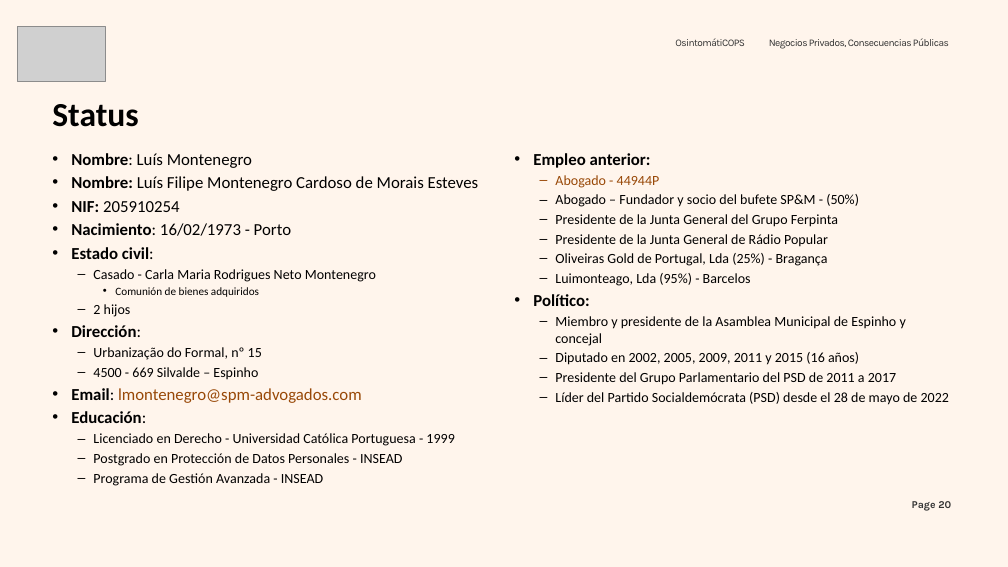
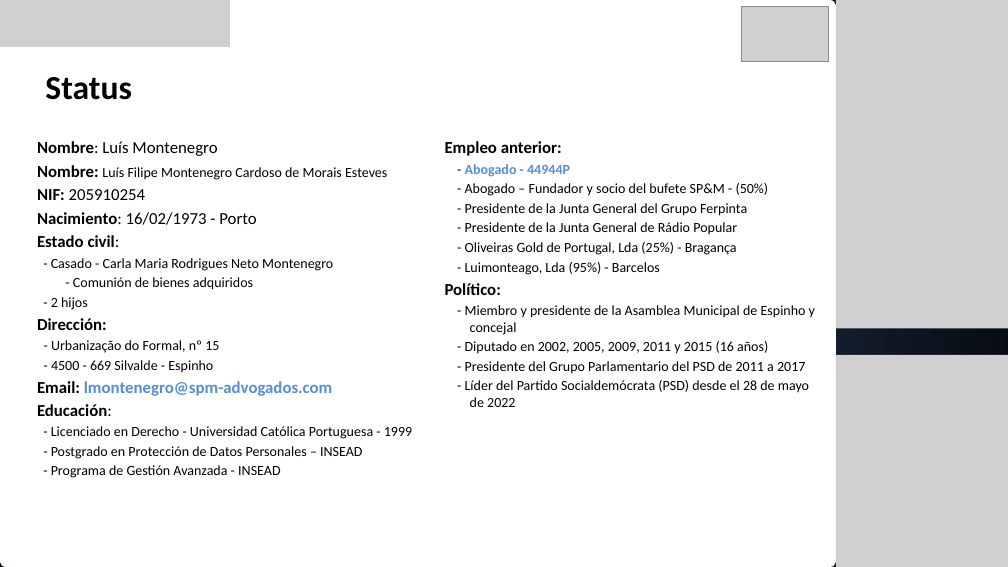
Before and after one commit to pedroaovieira/osint, a slide deck: slide 22 of presentation/osintomaticops/Negocios_Privados,_Consecuencias_Publicas.pptx (slide 20 before the commit). Drawn at 1008x567 pixels with LibreOffice and Linux fonts; fonts in the diff are those of the drawing; grey boxes stand for pictures; background and template pictures are left out. Boxes give left, top, right and bottom in pixels: in the first picture for what was removed or moved away, otherwise in the second. Text is boxed around its words. In the diff, an @@ line names an element or a change of style, - is before the commit and + after.

```diff
--- a/presentation/osintomaticops/Negocios_Privados,_Consecuencias_Publicas.pptx
+++ b/presentation/osintomaticops/Negocios_Privados,_Consecuencias_Publicas.pptx
@@ background picture (left out) to gradient #2B3D59 to #03060C @@
@@ freeform shape added at (x1=0, y1=0, x2=836, y2=567), fill #FFFFFF @@
@@ picture added at (x1=0, y1=0, x2=230, y2=47) @@
@@ picture moved from (x1=18, y1=26, x2=105, y2=82) to (x1=741, y1=6, x2=828, y2=61) @@
@@ picture added at (x1=836, y1=0, x2=1008, y2=329) @@
@@ text removed at (x1=675, y1=38, x2=745, y2=46) @@
-  OsintomátiCOPS
@@ text removed at (x1=769, y1=38, x2=949, y2=49) @@
-  Negocios Privados, Consecuencias Públicas
@@ text "Status" moved from (x1=52, y1=104, x2=138, y2=127) to (x1=45, y1=77, x2=131, y2=100) @@
@@ text "Nombre: Luís Montenegro" moved from (x1=71, y1=153, x2=479, y2=486) to (x1=37, y1=141, x2=412, y2=478) @@
@@ text at (x1=37, y1=141, x2=387, y2=416): size 24 to 20 pt in "Luís Filipe Montenegro Cardoso de Morais Esteves"; bold on in "Dirección:", "Email: lmontenegro@spm-advogados.com"; text colour #984807 to #558ED5 in "lmontenegro@spm-advogados.com"; bullet • to none @@
@@ text "Empleo anterior:" moved from (x1=533, y1=153, x2=949, y2=405) to (x1=445, y1=141, x2=815, y2=407) @@
@@ text at (x1=445, y1=141, x2=562, y2=295): bullet • to none @@
@@ text at (x1=465, y1=164, x2=769, y2=275): text changed @@
-  – Abogado - 44944P
-  – Abogado – Fundador y socio del bufete SP&M - (50%)
-  – Presidente de la Junta General del Grupo Ferpinta
-  – Presidente de la Junta General de Rádio Popular
-  – Oliveiras Gold de Portugal, Lda (25%) - Bragança
-  – Luimonteago, Lda (95%) - Barcelos
+  - Abogado - 44944P
+  - Abogado – Fundador y socio del bufete SP&M - (50%)
+  - Presidente de la Junta General del Grupo Ferpinta
+  - Presidente de la Junta General de Rádio Popular
+  - Oliveiras Gold de Portugal, Lda (25%) - Bragança
+  - Luimonteago, Lda (95%) - Barcelos
@@ text at (x1=51, y1=258, x2=333, y2=310): text changed @@
-  – Casado - Carla Maria Rodrigues Neto Montenegro
-    • Comunión de bienes adquiridos
-  – 2 hijos
+- Casado - Carla Maria Rodrigues Neto Montenegro
+- Comunión de bienes adquiridos
+- 2 hijos
@@ text at (x1=465, y1=305, x2=815, y2=407): text changed @@
-  – Miembro y presidente de la Asamblea Municipal de Espinho y concejal
-  – Diputado en 2002, 2005, 2009, 2011 y 2015 (16 años)
-  – Presidente del Grupo Parlamentario del PSD de 2011 a 2017
-  – Líder del Partido Socialdemócrata (PSD) desde el 28 de mayo de 2022
+  - Miembro y presidente de la Asamblea Municipal de Espinho y concejal
+  - Diputado en 2002, 2005, 2009, 2011 y 2015 (16 años)
+  - Presidente del Grupo Parlamentario del PSD de 2011 a 2017
+  - Líder del Partido Socialdemócrata (PSD) desde el 28 de mayo de 2022
@@ text at (x1=51, y1=340, x2=219, y2=373): text changed @@
-  – Urbanização do Formal, nº 15
-  – 4500 - 669 Silvalde – Espinho
+- Urbanização do Formal, nº 15
+- 4500 - 669 Silvalde - Espinho
@@ picture added at (x1=836, y1=355, x2=1008, y2=567) @@
@@ text at (x1=51, y1=426, x2=412, y2=478): text changed @@
-  – Licenciado en Derecho - Universidad Católica Portuguesa - 1999
-  – Postgrado en Protección de Datos Personales - INSEAD
-  – Programa de Gestión Avanzada - INSEAD
+- Licenciado en Derecho - Universidad Católica Portuguesa - 1999
+- Postgrado en Protección de Datos Personales – INSEAD
+- Programa de Gestión Avanzada - INSEAD
@@ page number removed at (x1=912, y1=501, x2=951, y2=511) @@
-Page 20
```
Also in this commit, not shown: 22 other slides changed, 16 slides added, 14 slides removed, 1 other file.
